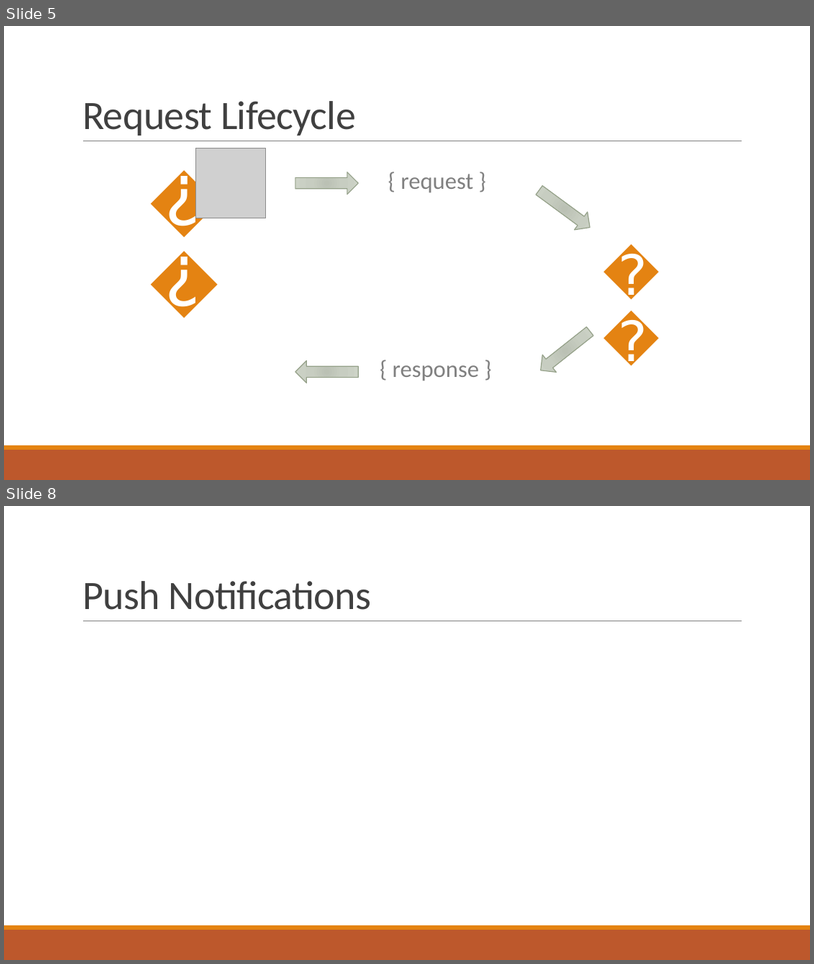
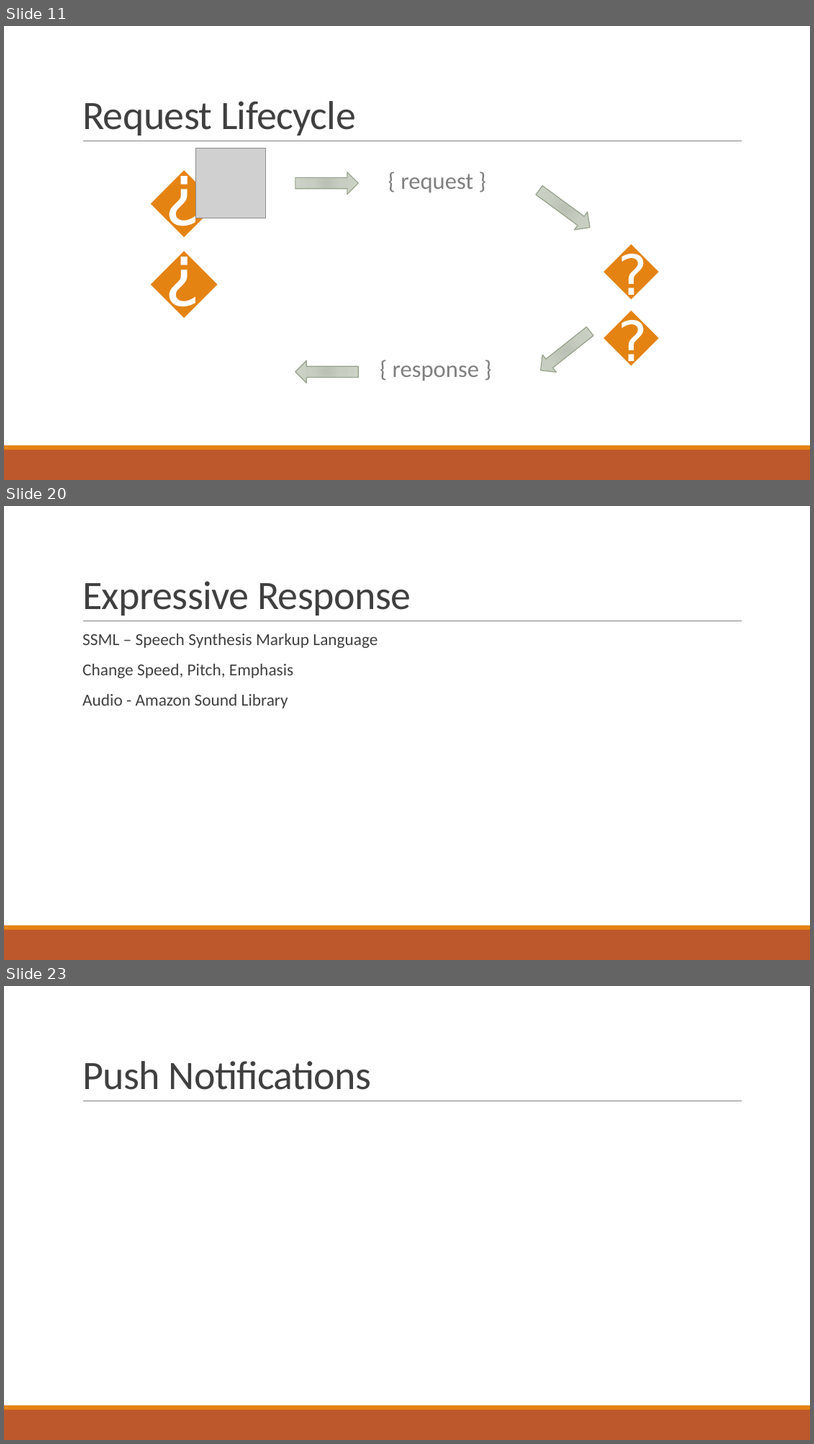
Before and after one commit to stoiveyp/DDDWales2018, a slide deck: Presentation/VoiceAndMore.pptx. Shown one above the other, each under a label of ours: slides 5 and 8 before the commit, slides 11, 20 and 23 after it; the slides between them are not shown. The pictures are 814x964 and 814x1444 pixels, drawn with LibreOffice and Linux fonts; fonts in the diff are those of the drawing; grey boxes stand for pictures. Boxes give left, top, right and bottom in pixels: in the first picture for what was removed or moved away, otherwise in the second. Text is boxed around its words. In the diff, an @@ line names an element or a change of style, - is before the commit and + after.

```diff
--- a/Presentation/VoiceAndMore.pptx
+++ b/Presentation/VoiceAndMore.pptx
@@ slide 20 added at [4, 506, 810, 960], background #FFFFFF; not listed: 3 template elements that a slide beside it also shows @@
@@ title added at [82, 581, 411, 615], 48 pt, text #404040 @@
+Expressive Response
@@ text added at [82, 633, 378, 708], 20 pt, text #404040 @@
+  SSML – Speech Synthesis Markup Language
+  Change Speed, Pitch, Emphasis
+  Audio - Amazon Sound Library
@@ what was slide 5 is now slide 11 @@
@@ what was slide 8 is now slide 23 @@
```
Also in this commit, not shown: 3 slides changed, 14 other slides added, 1 slide removed.
